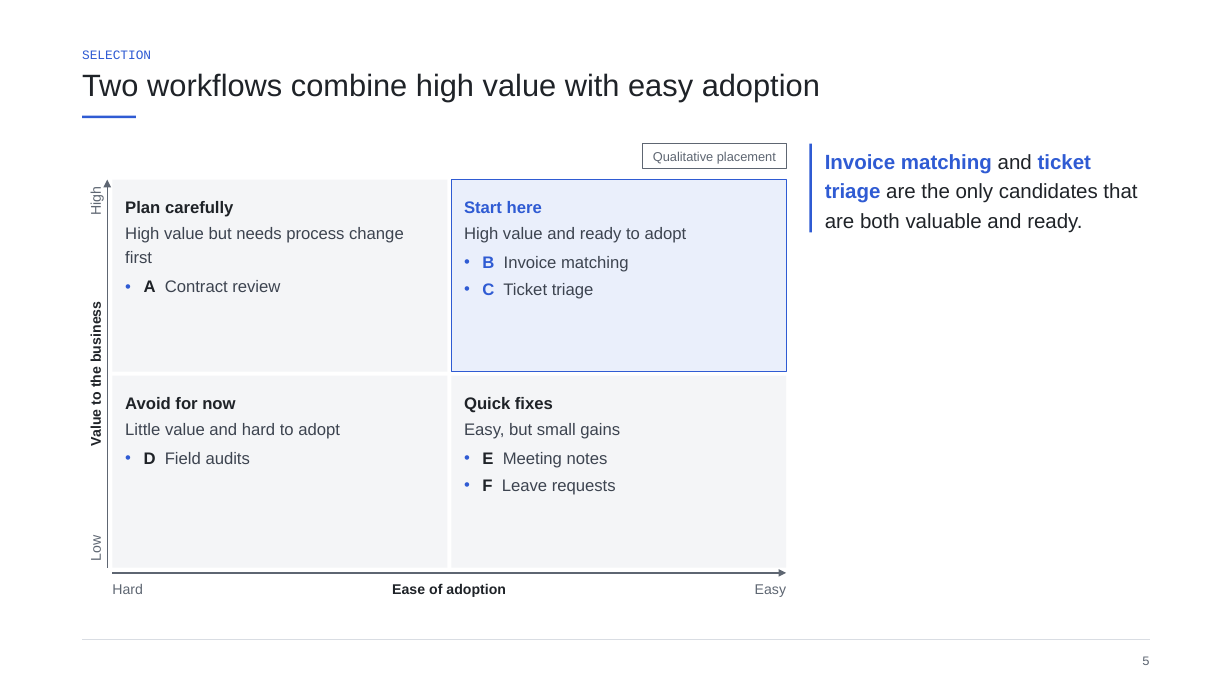
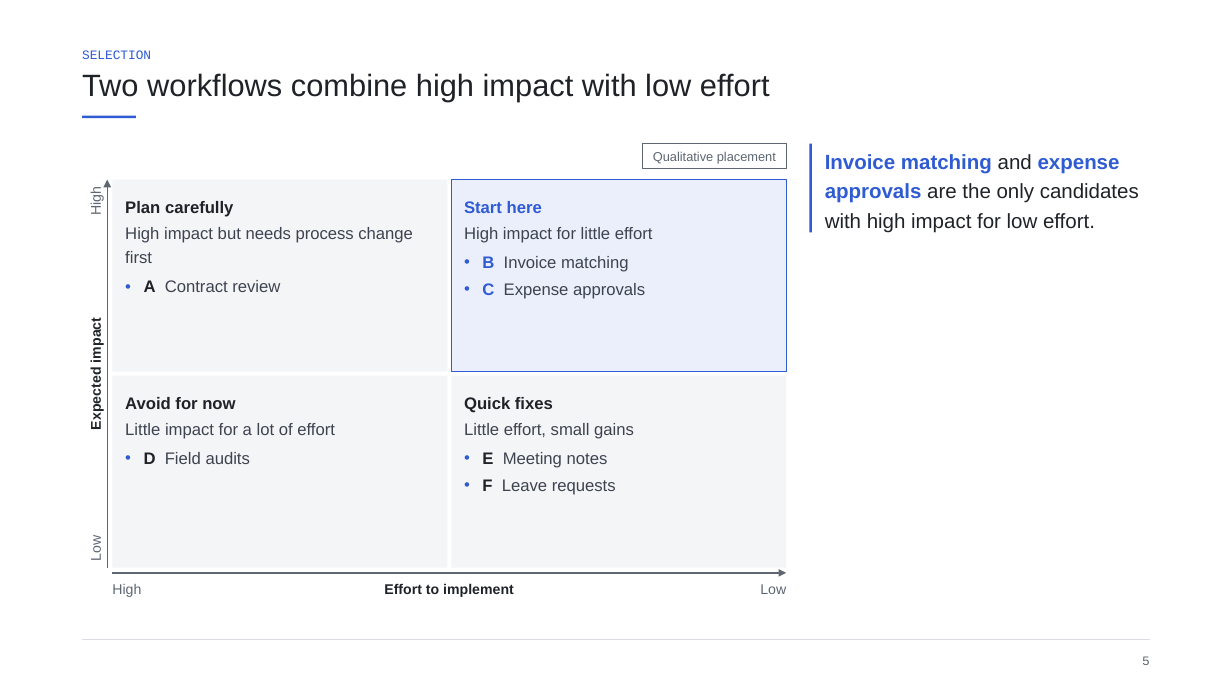
Before and after one commit to jeonghun-app/pptx-deck-skill, a slide deck: slide 5 of docs/examples/frameworks.pptx. Drawn at 1232x693 pixels with LibreOffice and Linux fonts; fonts in the diff are those of the drawing. Boxes give left, top, right and bottom in pixels: in the first picture for what was removed or moved away, otherwise in the second. Text is boxed around its words. In the diff, an @@ line names an element or a change of style, - is before the commit and + after.

```diff
--- a/docs/examples/frameworks.pptx
+++ b/docs/examples/frameworks.pptx
@@ text at (82, 73, 770, 102): text changed @@
-Two workflows combine high value with easy adoption
+Two workflows combine high impact with low effort
@@ text at (825, 154, 1139, 233): text changed @@
-Invoice matching and ticket triage are the only candidates that are both valuable and ready.
+Invoice matching and expense approvals are the only candidates with high impact for low effort.
@@ text at (125, 227, 413, 263): text changed @@
-High value but needs process change first
+High impact but needs process change first
@@ text at (464, 227, 653, 243): text changed @@
-High value and ready to adopt
+High impact for little effort
@@ text at (482, 283, 645, 299): text changed @@
-• C Ticket triage
+• C Expense approvals
@@ text at (88, 321, 104, 428): text changed @@
-Value to the business
+Expected impact
@@ text at (125, 423, 335, 439): text changed @@
-Little value and hard to adopt
+Little impact for a lot of effort
@@ text at (464, 423, 634, 439): text changed @@
-Easy, but small gains
+Little effort, small gains
@@ text at (112, 584, 141, 597): text changed @@
-Hard
+High
@@ text at (384, 583, 514, 597): text changed @@
-Ease of adoption
+Effort to implement
@@ text at (760, 584, 786, 594): text changed @@
-Easy
+Low
```
Also in this commit, not shown: 7 other slides changed, 28 other files.
